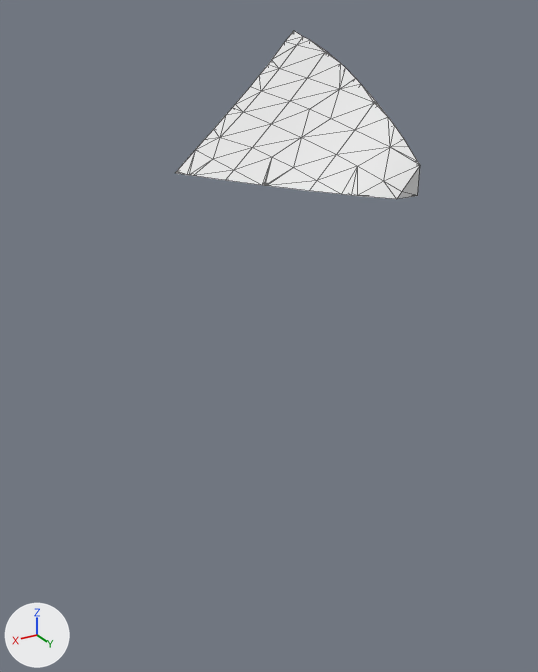
Before and after pictures for a commit that changed the glTF model assets/terrain/surface_pieces/surf_38_2.glb.
Camera for both pictures: a camera (50 mm lens) standing at (90.92, 112.0, 3.55) and looking at (82.34, 97.7, -3.6). Lighting does not change. The marker at lower left points along +X, +Y and +Z. The picture after the commit comes second. Mesh edges are drawn as thin lines. Where no turn or scale is listed for an object, it has been applied to the vertices.

Objects in the first picture: 'geometry_0'.
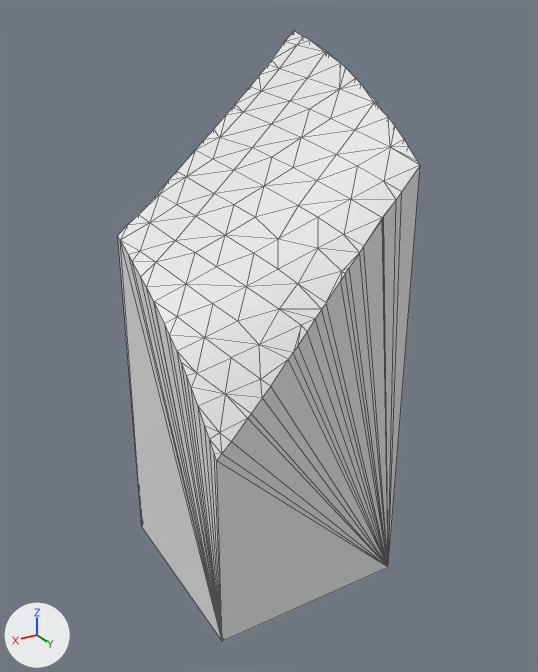
The change, as JSON lines over the scene's bpy script:
```json
{"block": "me_geometry_0", "where": "# used by ob_geometry_0; location = (0.0, 0.0, 0.0)"}
{"op": "remove", "block": "me_geometry_0", "code": "me_geometry_0.from_pydata(...)  # 79 vertices, 154 faces; spans x 80.0..83.41, y 95.0..100.0, z 0.0..3.21"}
{"op": "add", "block": "me_geometry_0", "code": "me_geometry_0.from_pydata(...)  # 155 vertices, 306 faces; spans x 80.0..85.0, y 95.0..100.0, z -10.0..3.21"}
{"block": "me_geometry_0", "change": "me_geometry_0 part 1"}
{"block": "me_geometry_0", "change": "17 vertices are removed from x 80.0..83.41, y 95.0..100.0, z 0.0"}
{"block": "me_geometry_0", "change": "76 faces are deleted"}
{"block": "me_geometry_0", "change": "93 vertices are added at x 80.0..85.0, y 95.0..100.0, z -10.0..-0.01"}
{"block": "me_geometry_0", "change": "228 new faces join them"}
```

Pixel boxes (x1, y1, x2, y2) of what changed, in the pictures (538 x 672 px):
```json
{"object": "geometry_0", "change": "reshaped", "before": [175, 31, 420, 199], "after": [118, 31, 420, 642], "on screen": "23% wider, 262% taller"}
{"part": 1, "of": "me_geometry_0", "change": "built on", "before": [175, 150, 420, 199], "after": [118, 150, 420, 642]}
```
